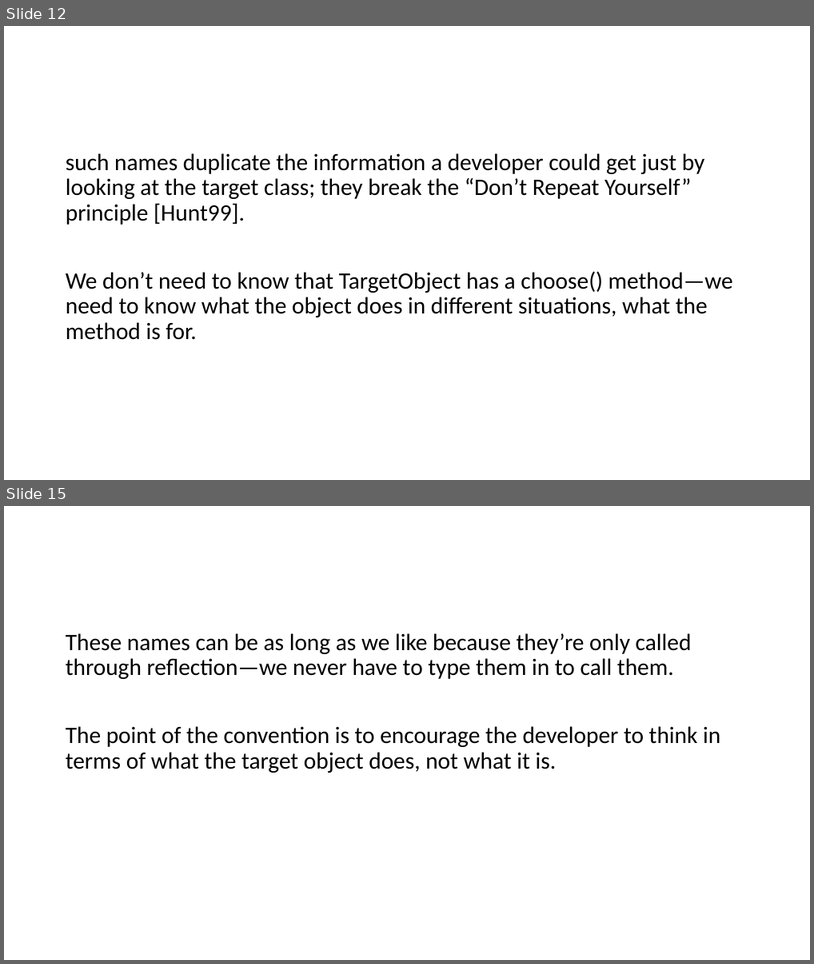
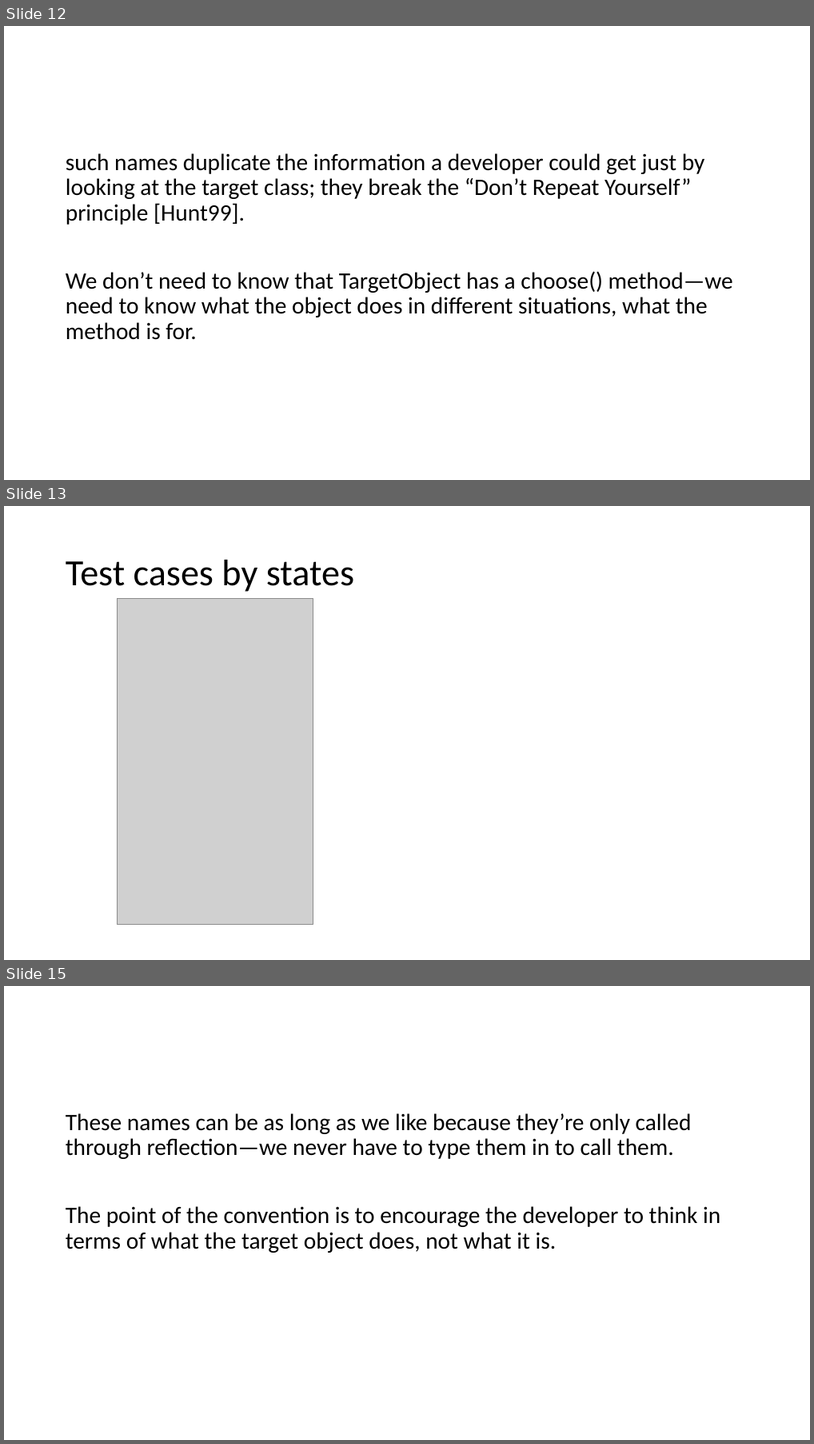
Before and after one commit to SunilPrasad/GithubRepo, a slide deck: TDDExamples/Persentation/TDD.pptx. Shown one above the other, each under a label of ours: slides 12 and 15 before the commit, slides 12, 13 and 15 after it; the slides between them are not shown. The pictures are 814x964 and 814x1444 pixels, drawn with LibreOffice and Linux fonts; fonts in the diff are those of the drawing; grey boxes stand for pictures. Boxes give left, top, right and bottom in pixels: in the first picture for what was removed or moved away, otherwise in the second. Text is boxed around its words. In the diff, an @@ line names an element or a change of style, - is before the commit and + after.

```diff
--- a/TDDExamples/Persentation/TDD.pptx
+++ b/TDDExamples/Persentation/TDD.pptx
@@ slide 13 added at <box>4,506,810,960</box>, background #FFFFFF @@
@@ title added at <box>66,560,354,592</box>, 44 pt, text #000000 @@
+Test cases by states
@@ picture added at <box>117,599,313,924</box> @@
```
Also in this commit, not shown: 6 slides changed, 2 other slides added, 3 slides removed.
